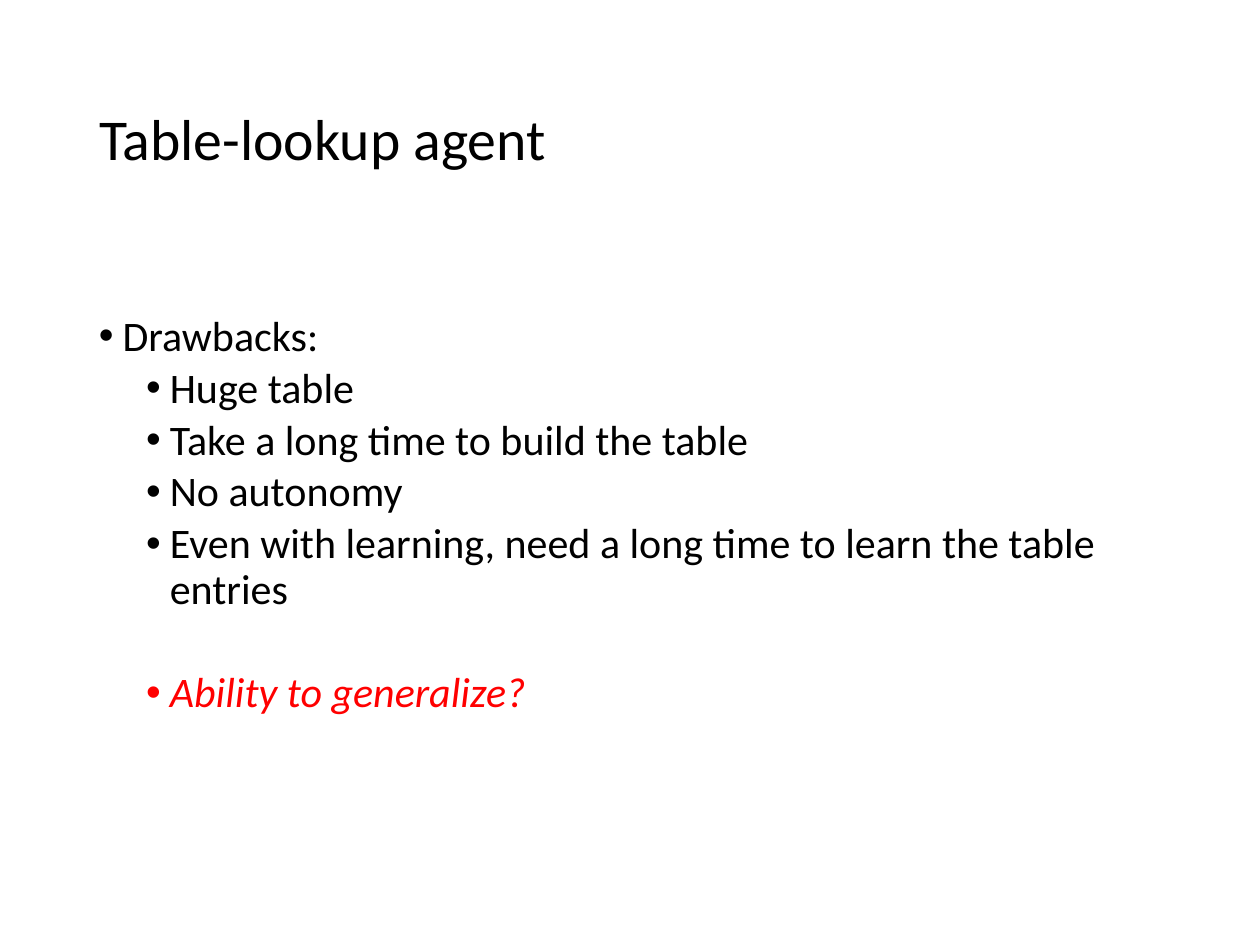
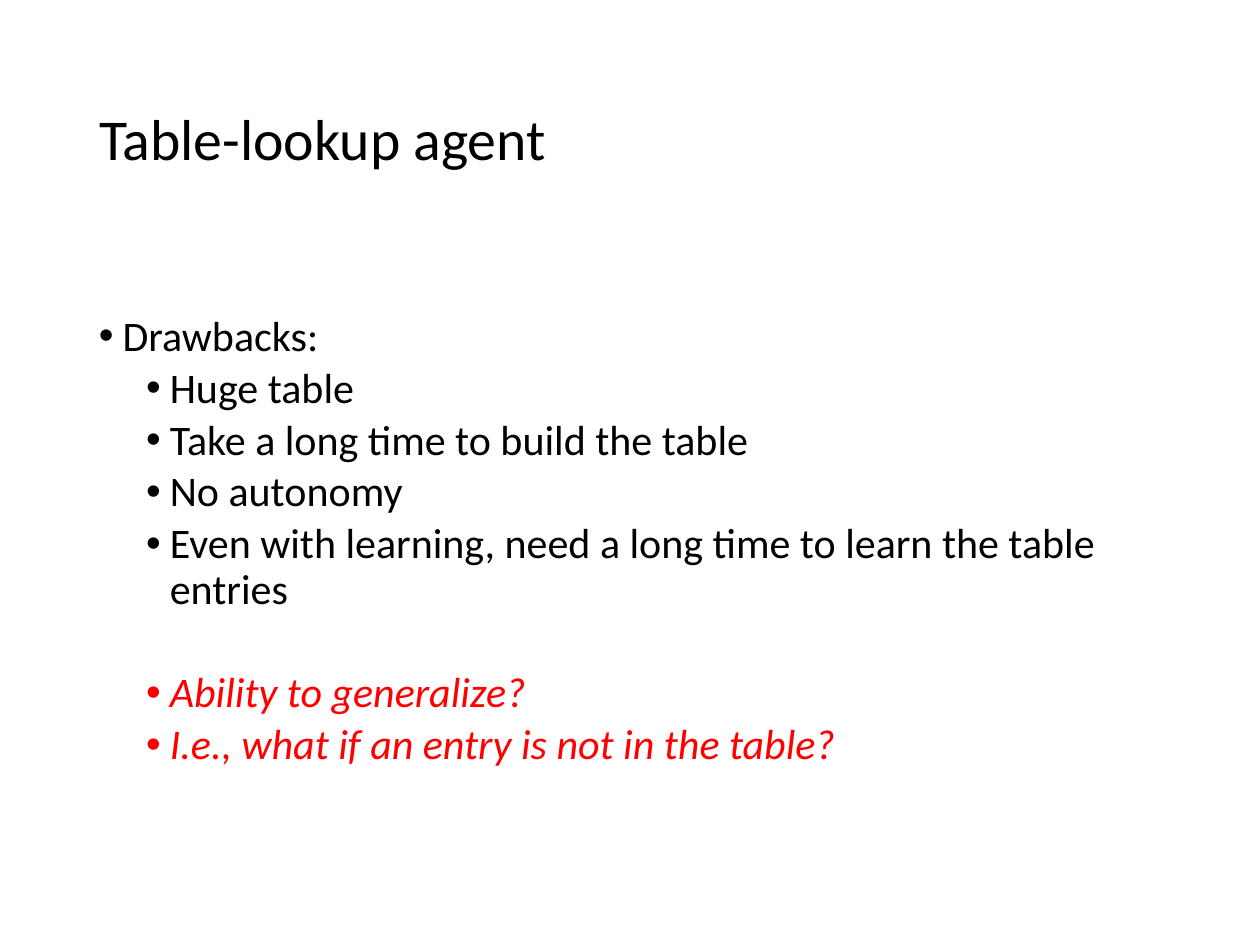
Before and after one commit to jayurbain/artificial-intelligence, a slide deck: slide 29 of slides/m2-agents.ppt (slide 27 before the commit). Drawn at 1260x945 pixels with LibreOffice and Linux fonts; fonts in the diff are those of the drawing. Boxes give left, top, right and bottom in pixels: in the first picture for what was removed or moved away, otherwise in the second. Text is boxed around its words. In the diff, an @@ line names an element or a change of style, - is before the commit and + after.

```diff
--- a/slides/m2-agents.ppt
+++ b/slides/m2-agents.ppt
@@ text at [170,729,835,766]: paragraph added @@
+  • I.e., what if an entry is not in the table?
```
Also in this commit, not shown: 4 other slides changed, 2 slides added, 5 other files.
